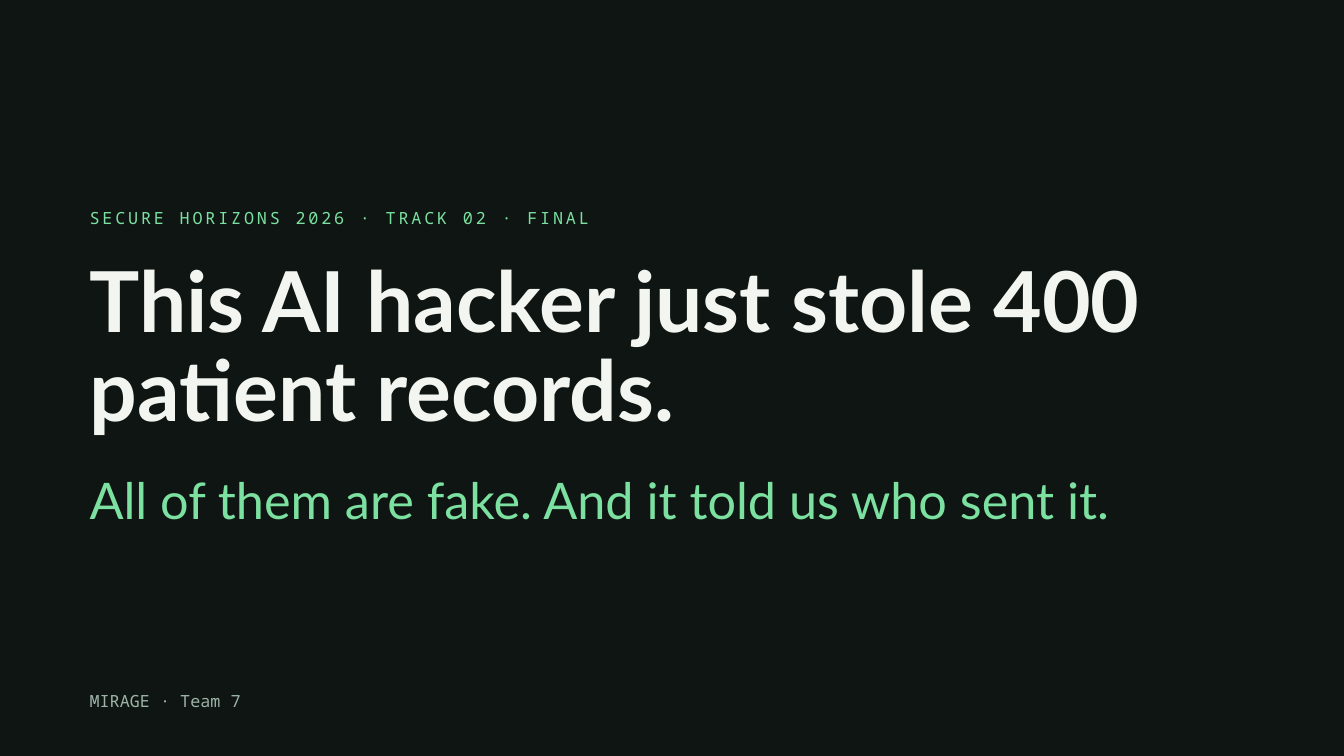
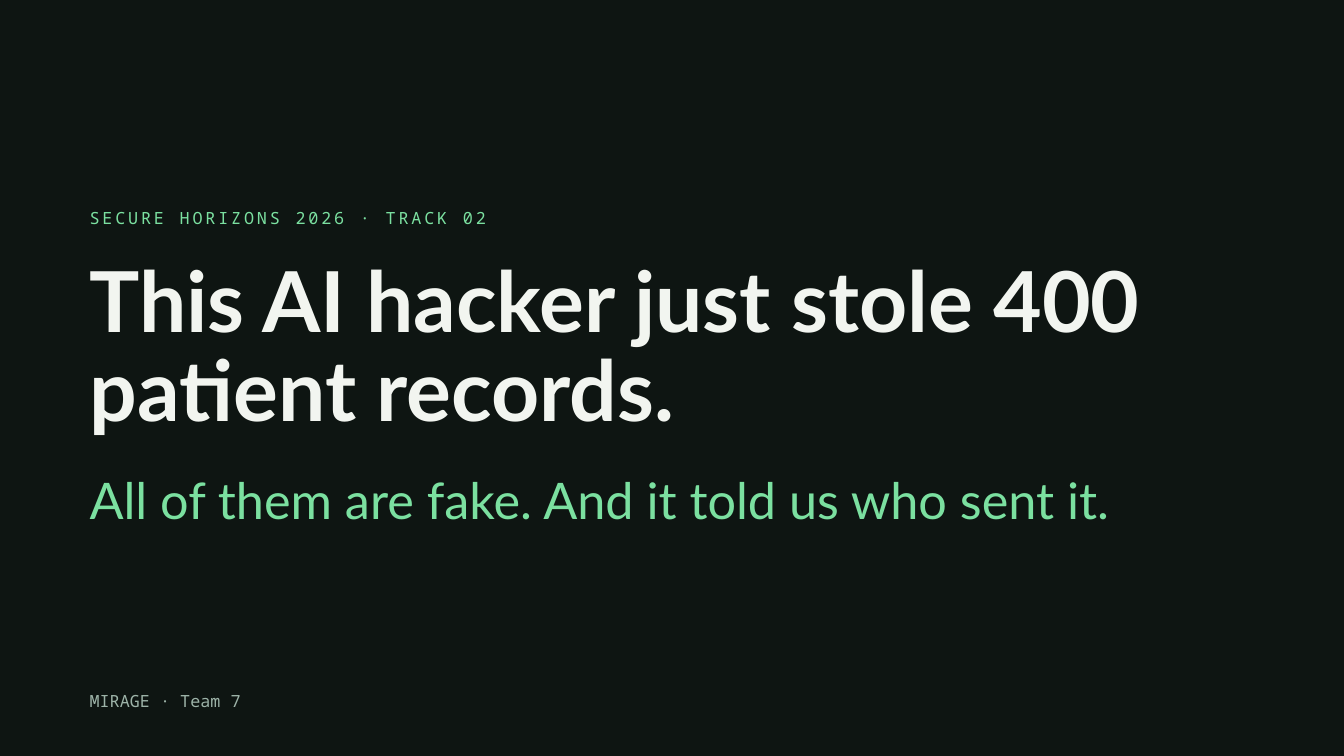
Before and after one commit to gaiaderrico/secure-horizons-team7, a slide deck: slide 1 of docs/pitch/MIRAGE_pitch_5min.pptx. Drawn at 1344x756 pixels with LibreOffice and Linux fonts; fonts in the diff are those of the drawing. Boxes give left, top, right and bottom in pixels: in the first picture for what was removed or moved away, otherwise in the second. Text is boxed around its words. In the diff, an @@ line names an element or a change of style, - is before the commit and + after.

```diff
--- a/docs/pitch/MIRAGE_pitch_5min.pptx
+++ b/docs/pitch/MIRAGE_pitch_5min.pptx
@@ text at [90, 212, 486, 224]: text changed @@
-SECURE HORIZONS 2026 · TRACK 02 · FINAL
+SECURE HORIZONS 2026 · TRACK 02
```
Also in this commit, not shown: 4 other slides changed, 1 slide removed.
